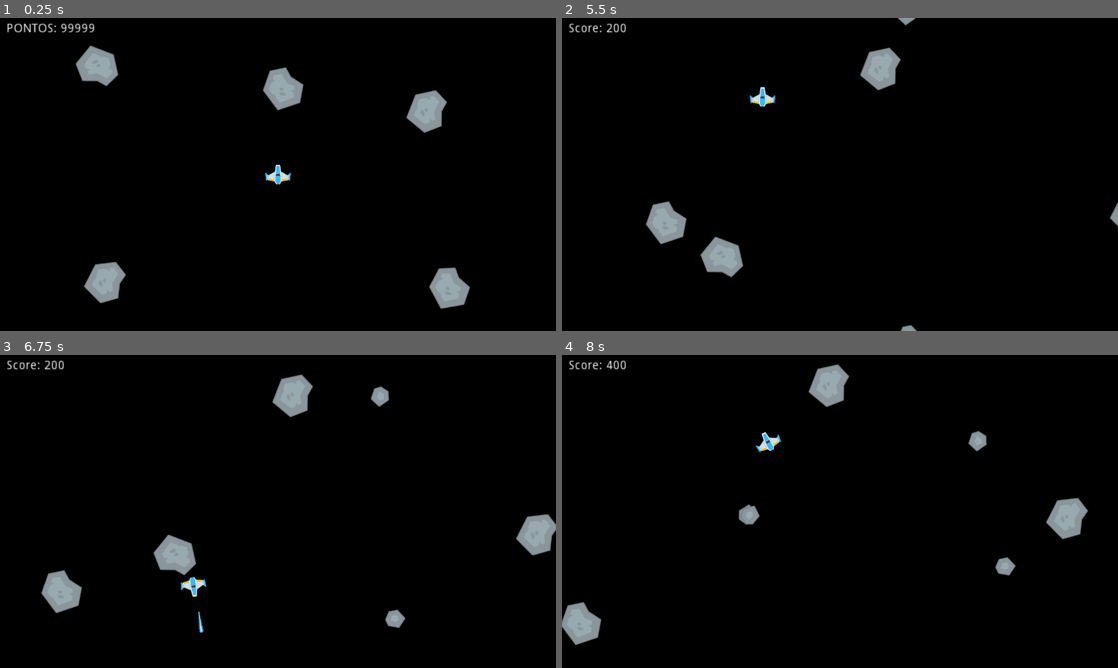
Above: before the commit, frames 1-4 (two rows, left to right).
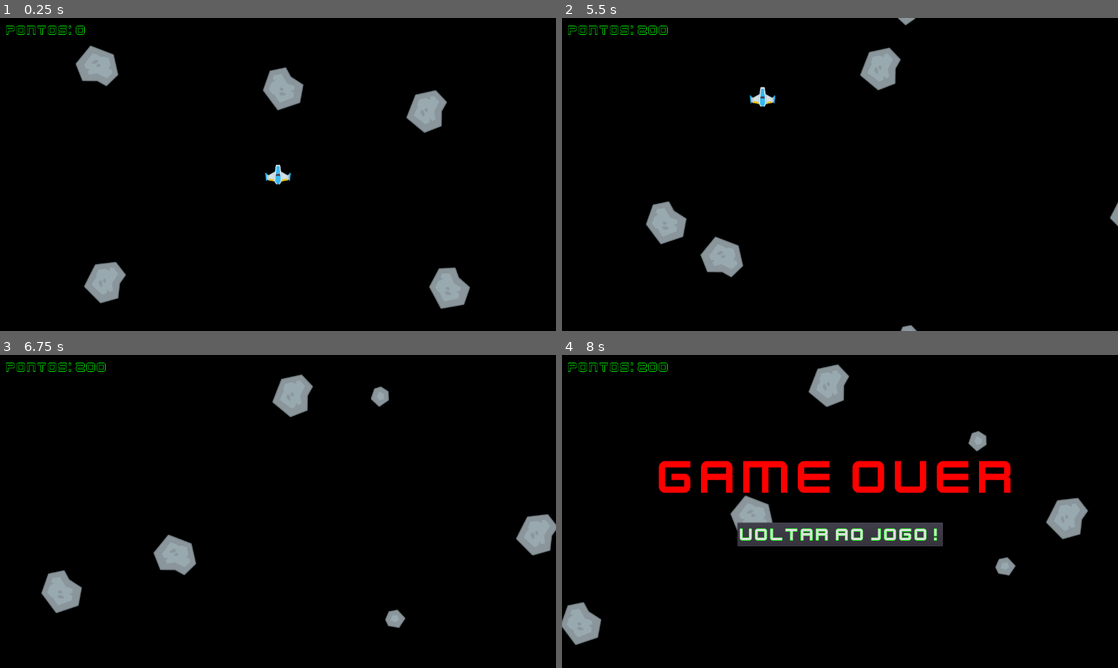
Above: after the commit, the same moments.

Repository: VinnyPC/Godot-uninove
Game: Godot game, scene res://cenas/Game.tscn
The game is run twice, just before and just after one commit, with the same random seed, the same clock (stepped at 60 frames per second) and the same inputs.
Inputs:
- Up to frame 1 (0.25 s): no input
- Up to frame 2 (5.5 s): hold D (girar_direita) 0.53-1.28 s; tap Space (atirar) every 0.75 s from 0.6 to 5.1 s; hold S (mover_tras) 1.28-2.03 s; hold D (girar_direita) 2.03-2.78 s; hold W (mover_frente) 2.78-3.53 s; hold A (girar_esquerda) 3.53-5.03 s; hold S (mover_tras) from 5.03 s (still down)
- Up to frame 3 (6.75 s): release S (mover_tras) at 5.78 s; hold D (girar_direita) 5.78-6.53 s; tap Space (atirar) at 5.85, 6.6 s; hold W (mover_frente) from 6.53 s (still down)
- Up to frame 4 (8 s): release W (mover_frente) at 7.28 s; hold D (girar_direita) from 7.28 s (still down); tap Space (atirar) at 7.35 s

The runs differ from the first frame. In frame 1, 0.3% of the frame differs, in the area x 1-17%, y 1-6%; in frame 2, 0.3%; in frame 3, 0.5%; in frame 4, 6.8%, in the area x 1-81%, y 1-62%.

Commit message:
feat: sistema de morte do player

Diff:
--- a/cenas/Asteroid.tscn
+++ b/cenas/Asteroid.tscn
@@ -15,3 +15,5 @@
 
 [node name="CollisionShape2D" type="CollisionShape2D" parent="."]
 shape = ExtResource( 3 )
+
+[connection signal="body_entered" from="." to="." method="_on_Asteroid_body_entered"]
--- a/cenas/Game.tscn
+++ b/cenas/Game.tscn
@@ -1,9 +1,17 @@
-[gd_scene load_steps=5 format=2]
+[gd_scene load_steps=8 format=2]
 
 [ext_resource path="res://cenas/Player.tscn" type="PackedScene" id=1]
 [ext_resource path="res://scripts/Game.gd" type="Script" id=2]
 [ext_resource path="res://cenas/Asteroid.tscn" type="PackedScene" id=3]
 [ext_resource path="res://cenas/hud.tscn" type="PackedScene" id=4]
+[ext_resource path="res://assets/Bonus/kenvector_future.ttf" type="DynamicFontData" id=5]
+[ext_resource path="res://cenas/GameOverScreen.tscn" type="PackedScene" id=6]
+
+[sub_resource type="DynamicFont" id=1]
+size = 29
+outline_size = 1
+outline_color = Color( 0, 1, 0, 1 )
+font_data = ExtResource( 5 )
 
 [node name="Game" type="Node2D"]
 script = ExtResource( 2 )
@@ -17,8 +25,12 @@
 margin_top = 11.0
 margin_right = 117.0
 margin_bottom = 25.0
-rect_scale = Vector2( 2, 2 )
-text = "PONTOS: 99999"
+custom_colors/font_color = Color( 0, 0, 0, 1 )
+custom_fonts/font = SubResource( 1 )
+text = "PONTOS: 0"
+
+[node name="GameOverScreen" parent="UI" instance=ExtResource( 6 )]
+visible = false
 
 [node name="Player" parent="." instance=ExtResource( 1 )]
 position = Vector2( 640, 360 )
--- /dev/null
+++ b/cenas/GameOverScreen.tscn
@@ -0,0 +1,46 @@
+[gd_scene load_steps=5 format=2]
+
+[ext_resource path="res://assets/Bonus/kenvector_future.ttf" type="DynamicFontData" id=1]
+[ext_resource path="res://scripts/GameOverScreen.gd" type="Script" id=2]
+
+[sub_resource type="DynamicFont" id=1]
+size = 116
+font_data = ExtResource( 1 )
+
+[sub_resource type="DynamicFont" id=2]
+size = 42
+outline_size = 1
+outline_color = Color( 0, 1, 0, 1 )
+font_data = ExtResource( 1 )
+
+[node name="GameOverScreen" type="Control"]
+anchor_right = 1.0
+anchor_bottom = 1.0
+script = ExtResource( 2 )
+
+[node name="GameOver" type="Label" parent="."]
+anchor_left = 0.5
+anchor_top = 0.5
+anchor_right = 0.5
+anchor_bottom = 0.5
+margin_left = -417.0
+margin_top = -145.5
+margin_right = 417.0
+margin_bottom = -14.5
+custom_colors/font_color = Color( 1, 0, 0, 1 )
+custom_fonts/font = SubResource( 1 )
+text = "GAME OVER"
+
+[node name="Restart" type="Button" parent="."]
+anchor_left = 0.5
+anchor_top = 0.5
+anchor_right = 0.5
+anchor_bottom = 0.5
+margin_left = -236.5
+margin_top = 26.0
+margin_right = 236.5
+margin_bottom = 80.0
+custom_fonts/font = SubResource( 2 )
+text = "Voltar ao jogo!"
+
+[connection signal="pressed" from="Restart" to="." method="_on_Restart_pressed"]
--- a/project.godot
+++ b/project.godot
@@ -13,9 +13,15 @@
 "class": "Asteroid",
 "language": "GDScript",
 "path": "res://scripts/Asteroid.gd"
+}, {
+"base": "KinematicBody2D",
+"class": "Player",
+"language": "GDScript",
+"path": "res://scripts/Player.gd"
 } ]
 _global_script_class_icons={
-"Asteroid": ""
+"Asteroid": "",
+"Player": ""
 }
 
 [application]
--- a/scripts/Asteroid.gd
+++ b/scripts/Asteroid.gd
@@ -8,6 +8,8 @@
 export var size := AsteroidSize.LARGE
 onready var sprite = $Sprite
 onready var cshape = $CollisionShape2D
+onready var Player = get_node_or_null("res://cenas/Player.tscn")
+
 var speed := 50
 
 func _ready():
@@ -47,3 +49,8 @@
 func explode():
 	emit_signal("exploded", global_position, size)
 	queue_free()
+
+func _on_Asteroid_body_entered(body):
+	if  (body.name=="Player"):
+		var player = body
+		player.die()
--- a/scripts/Game.gd
+++ b/scripts/Game.gd
@@ -4,20 +4,24 @@
 onready var player = $Player
 onready var asteroids = $Asteroids
 onready var score_label = $UI/hud/Label
+onready var hud = $UI/hud
+onready var game_over_screen = $UI/GameOverScreen
 
 var asteroid_scene = preload("res://cenas/Asteroid.tscn")
 var score := 0
 
+var lives = 1
+func _ready():
+	game_over_screen.visible = false
+	score = 0
+	lives = 1
+	player.connect("laser_shot", self, "_on_player_laser_shot")
+	player.connect("died", self, "_on_player_died")
+	for asteroid in asteroids.get_children():
+		asteroid.connect("exploded", self, "_on_asteroid_exploded")
 
 func _on_player_laser_shot(laser):
 	lasers.add_child(laser)
-
-func _ready():
-	score = 0
-	player.connect("laser_shot", self, "_on_player_laser_shot")
-	for asteroid in asteroids.get_children():
-		asteroid.connect("exploded", self, "_on_asteroid_exploded")
-
 
 func _on_asteroid_exploded(pos, size):
 	for i in range(2):
@@ -31,7 +35,7 @@
 			Asteroid.AsteroidSize.SMALL:
 				score += 200
 				pass
-	score_label.text = "Score: " + str(score)
+	score_label.text = "Pontos: " + str(score)
 
 func spawn_asteroid(pos, size):
 	var a = asteroid_scene.instance()
@@ -39,3 +43,10 @@
 	a.size = size
 	a.connect("exploded", self, "_on_asteroid_exploded")
 	asteroids.add_child(a)
+
+func _on_player_died():
+	lives -= 1
+	print(lives)
+	if lives <= 0:
+		yield(get_tree().create_timer(1), "timeout")
+		game_over_screen.visible = true
--- /dev/null
+++ b/scripts/GameOverScreen.gd
@@ -0,0 +1,20 @@
+extends Control
+
+
+# Declare member variables here. Examples:
+# var a = 2
+# var b = "text"
+
+
+# Called when the node enters the scene tree for the first time.
+func _ready():
+	pass # Replace with function body.
+
+
+# Called every frame. 'delta' is the elapsed time since the previous frame.
+#func _process(delta):
+#	pass
+
+
+func _on_Restart_pressed():
+	get_tree().reload_current_scene()
--- a/scripts/Player.gd
+++ b/scripts/Player.gd
@@ -1,7 +1,7 @@
-extends KinematicBody2D
+class_name Player extends KinematicBody2D
 
 signal laser_shot(laser)
-
+signal died
 # Declaração de variaveis
 export var acceleration := 10.0
 export var max_speed := 350.0
@@ -9,9 +9,10 @@
 var velocity = Vector2()
 
 onready var muzzle = $Muzzle
+onready var sprite = $Sprite
 
 var laser_scene = preload("res://cenas/Laser.tscn")
-
+var alive := true
 func _process(delta):
 	if Input.is_action_just_pressed("atirar"):
 		shoot_laser()
@@ -55,3 +56,18 @@
 	l.global_position = muzzle.global_position
 	l.rotation = rotation
 	emit_signal("laser_shot", l)
+
+func die():
+	if alive==true:
+		alive = false
+		emit_signal("died")
+		sprite.visible = false
+		set_process(false)
+
+func respawn(pos):
+	if alive==false:
+		alive = true
+		global_position = pos
+		velocity = Vector2.ZERO
+		sprite.visible = true
+		set_process(true)
